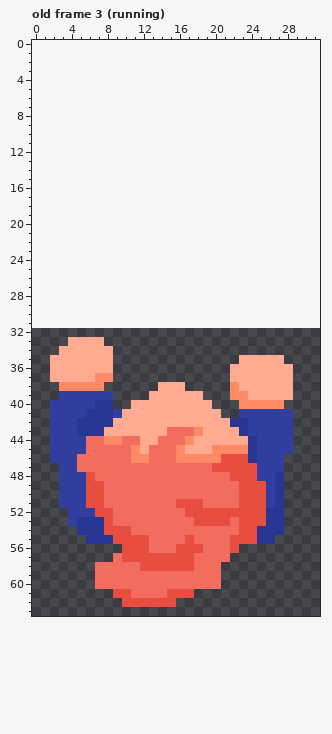
Pixel-art file -- assets/sprites/neele.aseprite. That is the earlier state.
32x32 pixels, 6 frames. Shown: old frame 3 (running). The old version is drawn lined up with the new one, on the new canvas. The commit also changed other frames, which this record leaves out.
New version:
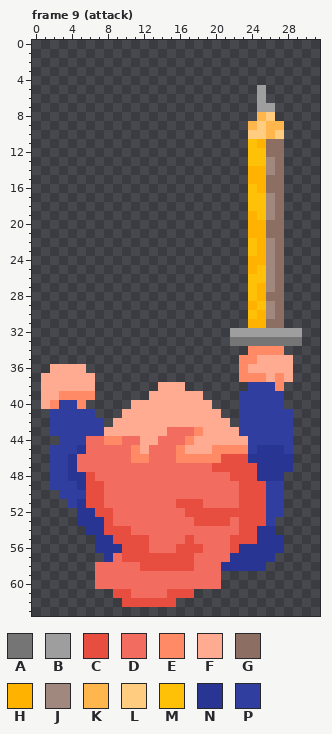
Palette (. is transparent): A #757575  B #9e9e9e  C #e84e40  D #f36c60  E #ff8a65  F #ffab91  G #8d6e63  H #ffb300  J #a1887f  K #ffb74d  L #ffcc80  M #ffc107  N #283593  P #303f9f
A new or re-ordered frame is compared with the old frame closest to it.
The exact change:
canvas 32x32 -> 32x64, the old top-left corner now at 0,32
frames 6 -> 12
Changed rows in their new state; - is an unchanged pixel.
Frame 9 (attack) is new; against old frame 3 (running):
first column x 1:
 5 ------------------------B----
 6 ------------------------B----
 7 ------------------------BB---
 8 ------------------------KL---
 9 -----------------------KLKK--
10 -----------------------LLKL--
11 -----------------------MHGG--
12 -----------------------MMGG--
13 -----------------------MMJG--
14 -----------------------HHJG--
15 -----------------------HHGG--
16 -----------------------MHGG--
17 -----------------------MMJG--
18 -----------------------MMJG--
19 -----------------------HMJG--
20 -----------------------HHGG--
21 -----------------------HHGG--
22 -----------------------MHJG--
23 -----------------------MHJG--
24 -----------------------HHJG--
25 -----------------------HMJG--
26 -----------------------MMJG--
27 -----------------------MHJG--
28 -----------------------MHGG--
29 -----------------------HMJG--
30 -----------------------MHJG--
31 -----------------------HHGG--
32 ---------------------BBBBBBBB
33 ---....--------------AAAAAAAA
34 --......---------------EEEE--
35 -.......--------------EE---F-
36 -----...-------------.E------
37 F-----..-------------.EEE-E--
38 FFFFFF.--------------..PPPE.-
39 FFEEEE..-------------.PPPPP.-
40 FE--E...--------------PPPPP--
41 -----P...--------------------
42 ----PPP.-------------.P------
43 ----PPP---------------P------
44 -.---------------------P-----
45 ----N------------------PNNN--
46 ---N--------------------NNNN-
47 -P-N--------------------NNNN-
48 -P-NN-------------------NN---
49 -P--N---------------------P--
50 --------------------------P--
51 --.-N---------------------P--
52 ---.NN-------------------PP--
53 ---.---------------------P.--
54 ----.---------------------.--
55 -----.--------------------N--
56 ------NNN-------------NNNNN--
57 -------N-------------NNNNN---
58 --------------------NNNNN----
